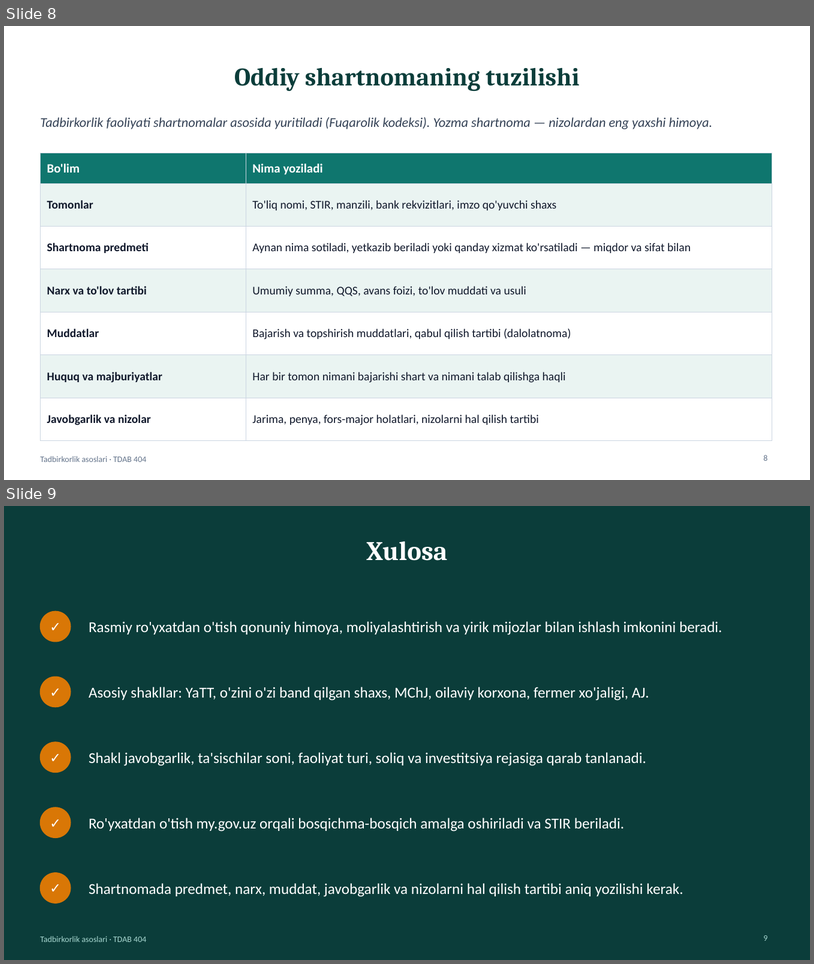
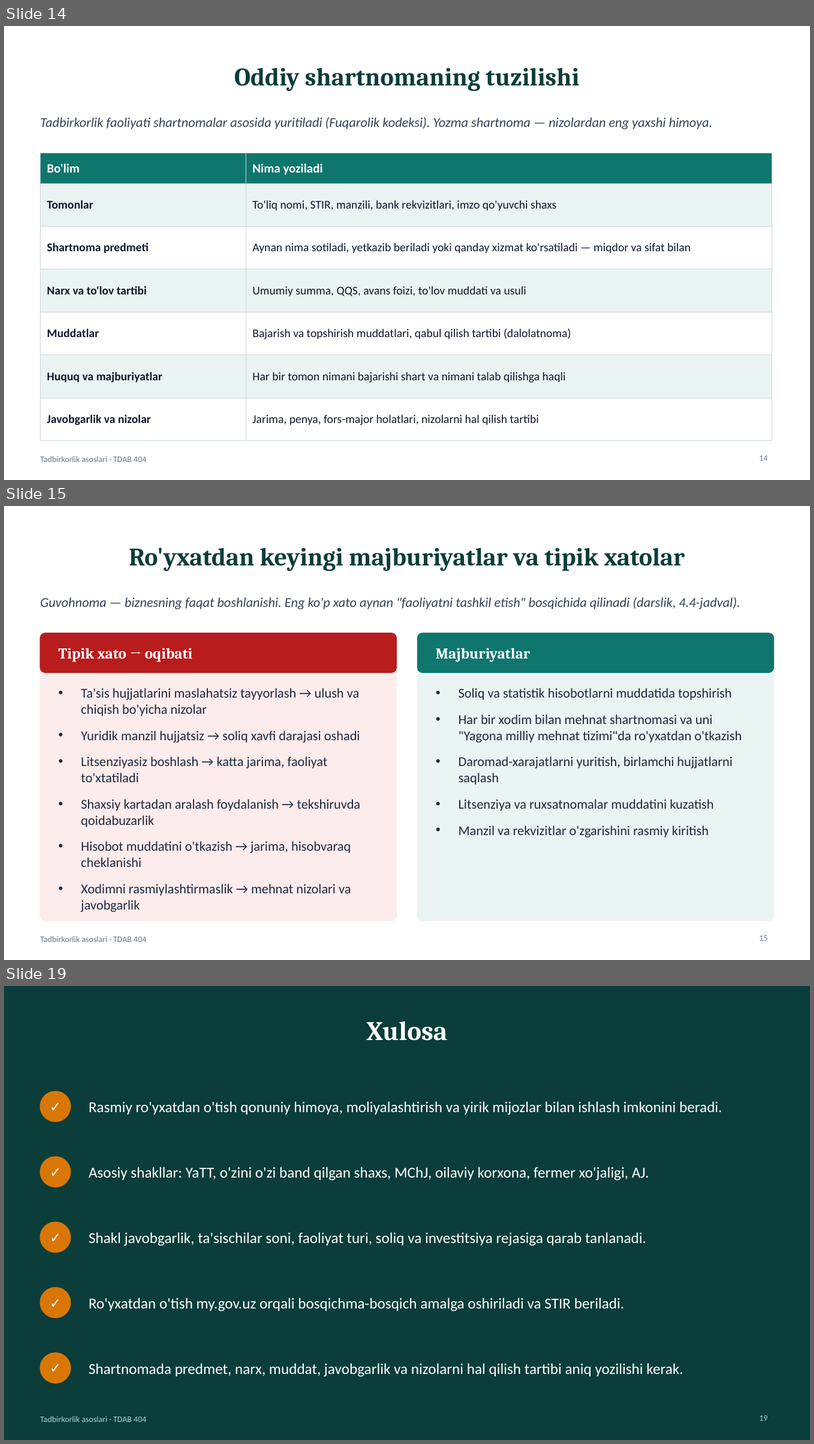
Before and after one commit to Ulugbek3989/tad, a slide deck: public/resources/taqdimotlar/M04-taqdimot.pptx. Shown one above the other, each under a label of ours: slides 8 and 9 before the commit, slides 14, 15 and 19 after it; the slides between them are not shown. The pictures are 814x964 and 814x1444 pixels, drawn with LibreOffice and Linux fonts; fonts in the diff are those of the drawing. Boxes give left, top, right and bottom in pixels: in the first picture for what was removed or moved away, otherwise in the second. Text is boxed around its words. In the diff, an @@ line names an element or a change of style, - is before the commit and + after.

```diff
--- a/public/resources/taqdimotlar/M04-taqdimot.pptx
+++ b/public/resources/taqdimotlar/M04-taqdimot.pptx
@@ slide 15 added at <box>4,506,810,960</box>, background #FFFFFF; not listed: 1 template element that a slide beside it also shows @@
@@ title added at <box>129,547,686,571</box>, 30 pt, text #0B3D3A, bold @@
+Ro'yxatdan keyingi majburiyatlar va tipik xatolar
@@ text added at <box>40,597,740,609</box>, 16 pt, text #334155, italic @@
+Guvohnoma — biznesning faqat boshlanishi. Eng ko'p xato aynan "faoliyatni tashkil etish" bosqichida qilinadi (darslik, 4.4-jadval).
@@ rounded rectangle added at <box>40,633,396,921</box>, fill #FDECEC, outline #FDECEC 1 pt @@
@@ rounded rectangle added at <box>40,633,396,672</box>, fill #B91C1C, outline #B91C1C 1 pt @@
@@ text added at <box>59,648,193,662</box>, 18 pt, text #FFFFFF, bold @@
+Tipik xato → oqibati
@@ rounded rectangle added at <box>418,633,774,921</box>, fill #EAF4F2, outline #EAF4F2 1 pt @@
@@ rounded rectangle added at <box>418,633,774,672</box>, fill #0F766E, outline #0F766E 1 pt @@
@@ text added at <box>436,648,531,662</box>, 18 pt, text #FFFFFF, bold @@
+Majburiyatlar
@@ text added at <box>81,688,361,912</box>, 16 pt, text #1E293B @@
+• Ta'sis hujjatlarini maslahatsiz tayyorlash → ulush va chiqish bo'yicha nizolar
+• Yuridik manzil hujjatsiz → soliq xavfi darajasi oshadi
+• Litsenziyasiz boshlash → katta jarima, faoliyat to'xtatiladi
+• Shaxsiy kartadan aralash foydalanish → tekshiruvda qoidabuzarlik
+• Hisobot muddatini o'tkazish → jarima, hisobvaraq cheklanishi
+• Xodimni rasmiylashtirmaslik → mehnat nizolari va javobgarlik
@@ text added at <box>459,688,742,837</box>, 16 pt, text #1E293B @@
+• Soliq va statistik hisobotlarni muddatida topshirish
+• Har bir xodim bilan mehnat shartnomasi va uni "Yagona milliy mehnat tizimi"da ro'yxatdan o'tkazish
+• Daromad-xarajatlarni yuritish, birlamchi hujjatlarni saqlash
+• Litsenziya va ruxsatnomalar muddatini kuzatish
+• Manzil va rekvizitlar o'zgarishini rasmiy kiritish
@@ page number added at <box>759,935,768,940</box>, 10 pt, text #64748B @@
+15
@@ what was slide 8 is now slide 14 @@
@@ page number at <box>759,455,768,460</box>: text changed @@
-8
+14
@@ what was slide 9 is now slide 19 @@
@@ page number at <box>759,1415,768,1420</box>: text changed @@
-9
+19
```
Also in this commit, not shown: 1 slide changed, 9 other slides added, 41 other files.
